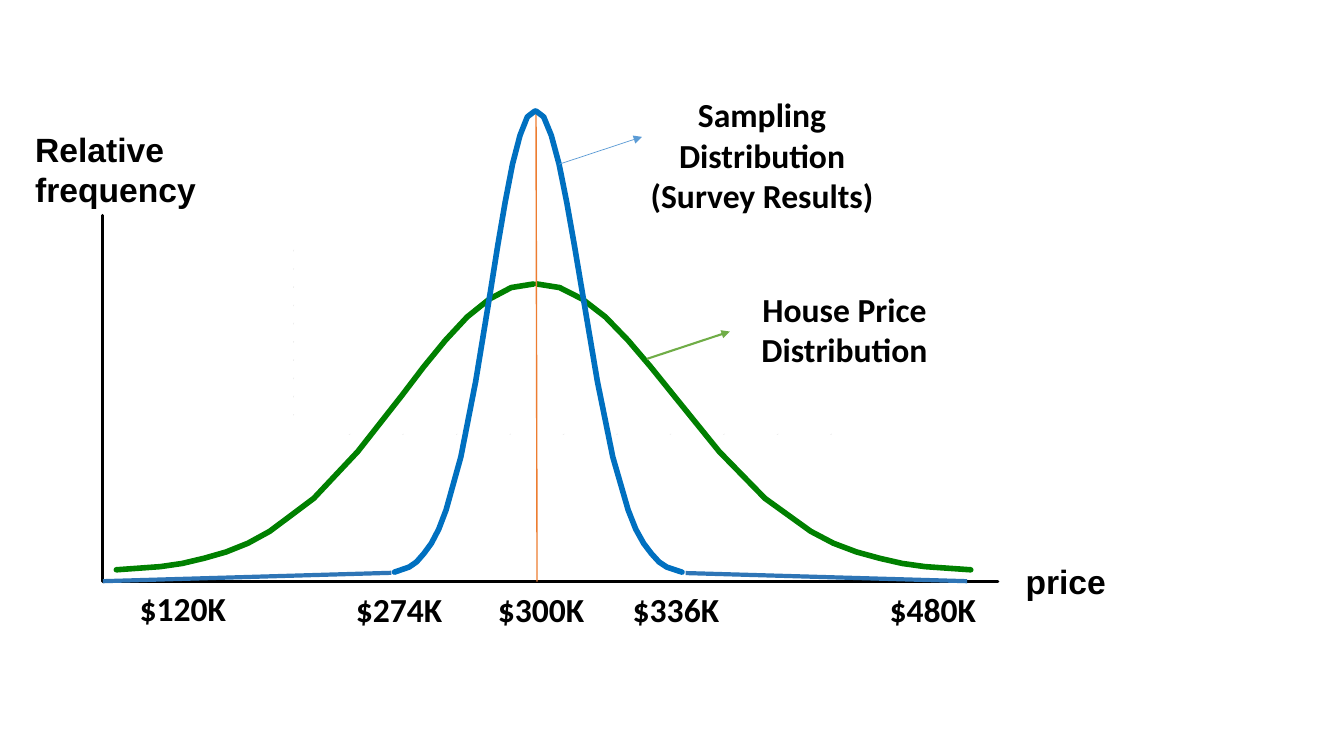
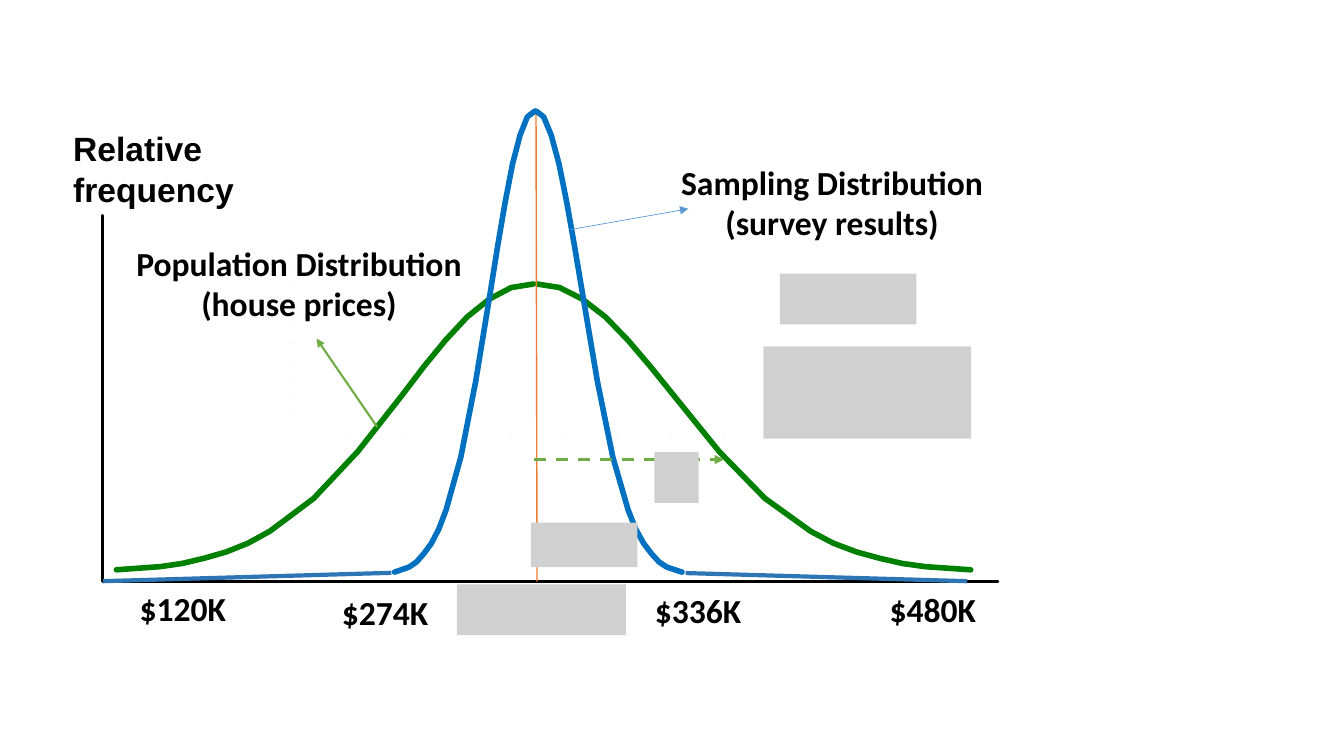
Before and after one commit to wiblert/sta371g, a slide deck: slide 3 of lectures/lecture-03/charts.pptx (slide 2 before the commit). Drawn at 1344x756 pixels with LibreOffice and Linux fonts; fonts in the diff are those of the drawing; grey boxes stand for pictures. Boxes give left, top, right and bottom in pixels: in the first picture for what was removed or moved away, otherwise in the second. Text is boxed around its words. In the diff, an @@ line names an element or a change of style, - is before the commit and + after.

```diff
--- a/lectures/lecture-03/charts.pptx
+++ b/lectures/lecture-03/charts.pptx
@@ text "Relative": place and size @@
-text "Relative" at <box>35,137,195,209</box>
+text "Relative" at <box>73,136,233,209</box>
@@ text at <box>681,171,983,241</box>: text changed @@
-Sampling Distribution (Survey Results)
+Sampling Distribution (survey results)
@@ arrow moved from (560, 164) - (642, 137) to (570, 230) - (689, 209) @@
@@ text at <box>136,252,462,322</box>: text changed @@
-House Price Distribution
+Population Distribution
+(house prices)
@@ picture added at <box>780,273,918,324</box> @@
@@ arrow moved from (647, 359) - (730, 332) to (377, 427) - (317, 339) @@
@@ picture added at <box>763,347,971,440</box> @@
@@ line removed from (777, 435) to (777, 435) @@
@@ line removed from (831, 435) to (831, 435) @@
@@ arrow added from (534, 460) to (724, 460), #70AD47 2.25 pt dashed @@
@@ picture added at <box>654,453,699,503</box> @@
@@ picture added at <box>531,522,638,567</box> @@
@@ text removed at <box>1026,569,1106,601</box> @@
-price
@@ text "$274K": place and size @@
-text "$274K" at <box>356,600,442,626</box>
+text "$274K" at <box>342,603,428,629</box>
@@ picture added at <box>457,585,626,635</box> @@
@@ text "$336K": place and size @@
-text "$336K" at <box>633,599,719,626</box>
+text "$336K" at <box>655,600,741,627</box>
@@ text removed at <box>498,600,584,626</box> @@
-$300K
```
Also in this commit, not shown: 1 other slide changed, 1 slide added, 7 other files.
